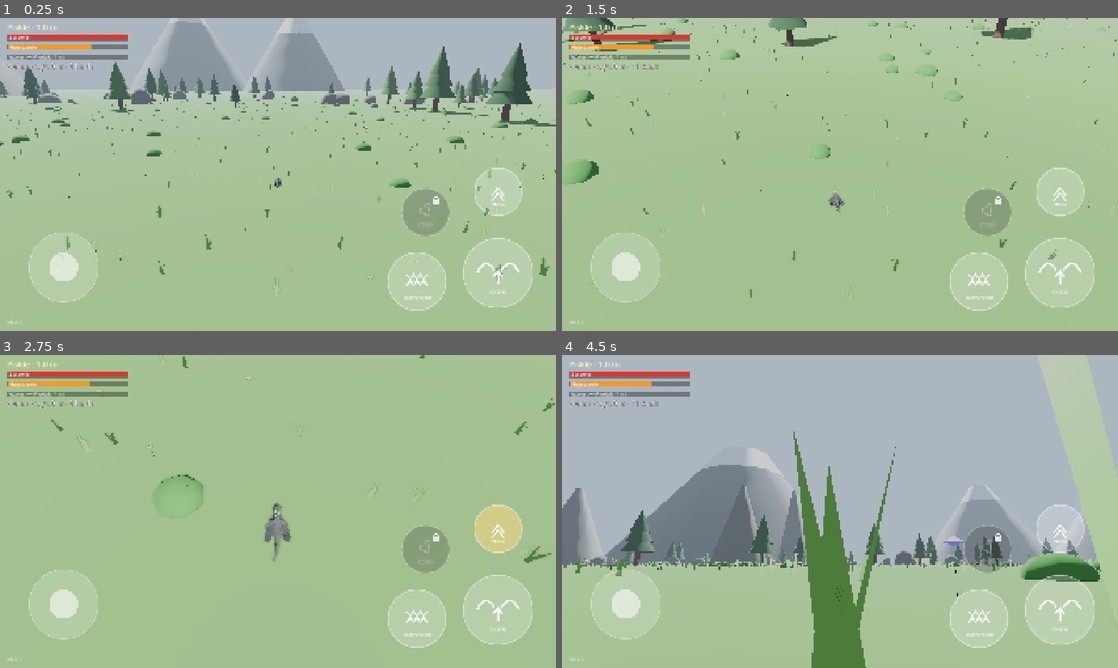
Above: before the commit, frames 1-4 (two rows, left to right).
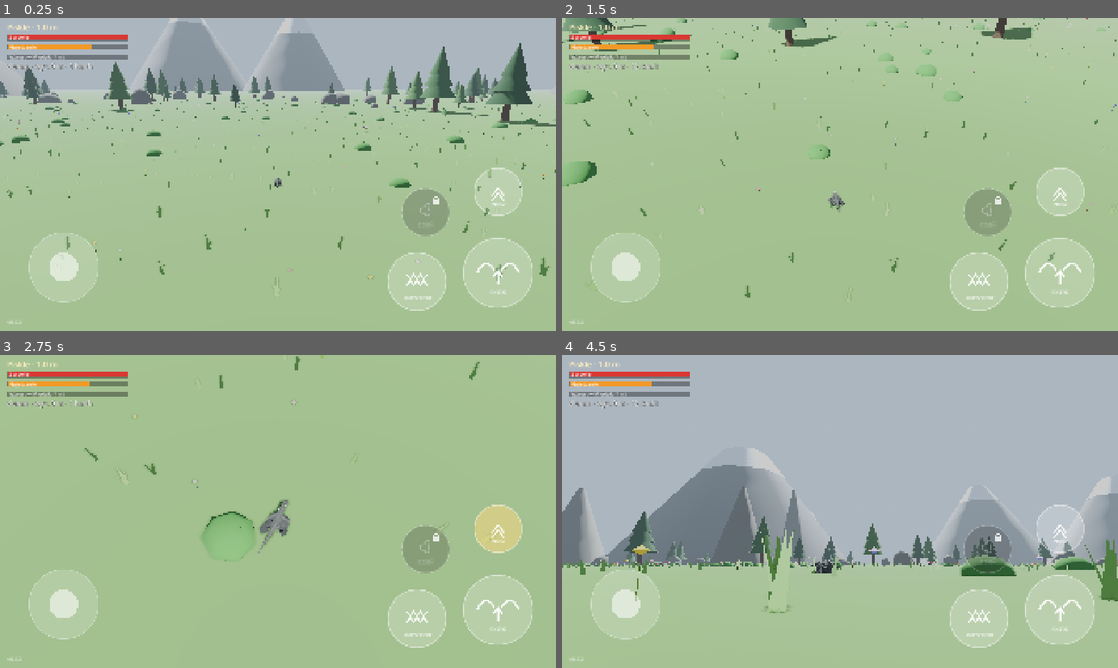
Above: after the commit, the same moments.

Repository: slota145/3d-dragon-game
Game: Godot game, scene res://scenes/boot.tscn
Two runs of this game, one before a commit and one after it. Both use one fixed random seed, a clock stepped at 60 frames per second and the inputs below.
Inputs (mouse positions are in pixels of both pictures, inside the frame that each line leads up to):
- Up to frame 1 (0.25 s): no input
- Up to frame 2 (1.5 s): move the mouse to (962, 158) at 0.52 s; hold D (move_right) 0.53-1.25 s; hold Shift (dash) 0.53-1.25 s; click (962, 158) at 0.67 s; tap Space (flap) at 0.77, 1.07 s; drag from (728, 190) to (812, 237) at 1.27 s
- Up to frame 3 (2.75 s): move the mouse to (333, 442) at 2.02 s; hold D (move_right) from 2.03 s (still down); hold Shift (dash) from 2.03 s (still down); tap Q (cam_left) at 2.1 s
- Up to frame 4 (4.5 s): release D (move_right) at 2.75 s; release Shift (dash) at 2.75 s; drag from (812, 574) to (673, 464) at 2.77 s; move the mouse to (1006, 558) at 3.52 s; hold A (move_left) 3.53-4.25 s; hold Shift (dash) 3.53-4.25 s; tap Space (flap) at 3.77, 4.07 s; drag from (673, 464) to (756, 433) at 4.27 s

The runs differ from the first frame. In frame 1, less than 0.1% of the frame differs, in the area x 3-4%, y 97-98%; in frame 2, 0.8%; in frame 3, 1.7%; in frame 4, 11%, in the area x 0-100%, y 14-100%.

Commit message:
Ruch na ziemi bez driftu przy sprincie (0.5.2)
Prędkość zawsze w kierunku, w który patrzy smok; zmienia się tylko jej wartość.
Test w test_walk.gd: sprint + skręt o 90°.

Co-Authored-By: Claude Opus 5.5 <noreply@anthropic.com>
Claude-Session: https://claude.ai/code/session_01Ves32BZrkaJdDCWKUu4v2W

Diff:
--- a/project.godot
+++ b/project.godot
@@ -12,7 +12,7 @@
 
 config/name="3D Dragon Game"
 config/description="Gra o smoku w Godot 4 — prototyp."
-config/version="0.5.1"
+config/version="0.5.2"
 ; Numer zgodności „bazy” (APK/EXE). Podbij, gdy zmieniasz coś, czego łatka .pck nie przeniesie
 ; (input map, ustawienia projektu, eksportu, wersja silnika) — gracze dostaną wtedy pełną aktualizację.
 config/base_api=4
--- a/scripts/game/dragon_controller.gd
+++ b/scripts/game/dragon_controller.gd
@@ -236,19 +236,25 @@
 
 func _process_ground(delta: float, stick: Vector2, pressed: bool, held: bool) -> void:
 	var wish := _camera_wish(stick)
-	var flat := Vector3(velocity.x, 0.0, velocity.z)
+	# Ruch „z przyczepnością”: smok zawsze biegnie tam, gdzie patrzy — zmienia się tylko
+	# wartość prędkości, kierunek od razu podąża za obrotem (bez driftu przy sprincie).
+	var speed := Vector2(velocity.x, velocity.z).length()
 	if wish.length() > 0.05:
-		rotation.y = rotate_toward(rotation.y, atan2(wish.x, wish.z), turn_speed * delta)
+		var sprinting := Input.is_action_pressed("dash")
+		# przy dużej prędkości skręt jest trochę szerszy, ale nadal pewny
+		var turn := turn_speed * (1.6 if speed < walk_speed * _move_k() * 1.2 else 1.15)
+		rotation.y = rotate_toward(rotation.y, atan2(wish.x, wish.z), turn * delta)
 		var facing := _facing_flat()
 		var align := clampf(facing.dot(wish.normalized()), 0.0, 1.0)
-		var sprinting := Input.is_action_pressed("dash")
 		var top := (sprint_speed if sprinting else walk_speed) * _move_k()
-		var accel := acceleration * (2.5 if sprinting else 1.0) * _move_k()
-		flat = flat.move_toward(facing * top * minf(1.0, wish.length()) * align, accel * delta)
-	else:
-		flat = flat.move_toward(Vector3.ZERO, deceleration * delta)
-	velocity.x = flat.x
-	velocity.z = flat.z
+		var target := top * minf(1.0, wish.length()) * align * align
+		var rate := (acceleration * (2.5 if sprinting else 1.0) if target > speed else deceleration * 1.5) * _move_k()
+		speed = move_toward(speed, target, rate * delta)
+	else:
+		speed = move_toward(speed, 0.0, deceleration * _move_k() * delta)
+	var dir := _facing_flat()
+	velocity.x = dir.x * speed
+	velocity.z = dir.z * speed
 
 	if pressed:
 		_charge = 0.0
--- a/tools/test_walk.gd
+++ b/tools/test_walk.gd
@@ -46,6 +46,24 @@
 	await _frames(2)
 	_check(joy.output == Vector2.ZERO, "gałka puszczona -> zero")
 
+	# 3) sprint i skręt o 90° — bez driftu: ruch podąża za kierunkiem smoka
+	await _seconds(1.5)
+	Input.action_press("dash")
+	Input.action_press("move_forward")
+	await _seconds(2.5)
+	Input.action_release("move_forward")
+	Input.action_press("move_right")
+	var worst := 0.0
+	for i in 30:
+		await _seconds(0.05)
+		var v := Vector3(player.velocity.x, 0, player.velocity.z)
+		if v.length() > 0.3 and i > 10:
+			var facing := Vector3(sin(player.rotation.y), 0, cos(player.rotation.y))
+			worst = maxf(worst, rad_to_deg(v.normalized().angle_to(facing)))
+	Input.action_release("move_right")
+	Input.action_release("dash")
+	_check(worst < 10.0, "sprint + skręt bez driftu (maks. %.1f° między ruchem a kierunkiem smoka)" % worst)
+
 	print("WYNIK: ", "OK" if _fails == 0 else "%d błędów" % _fails)
 	quit(1 if _fails else 0)
 
Not shown, changed: export_presets.cfg
Not shown, changed: CLAUDE.md
